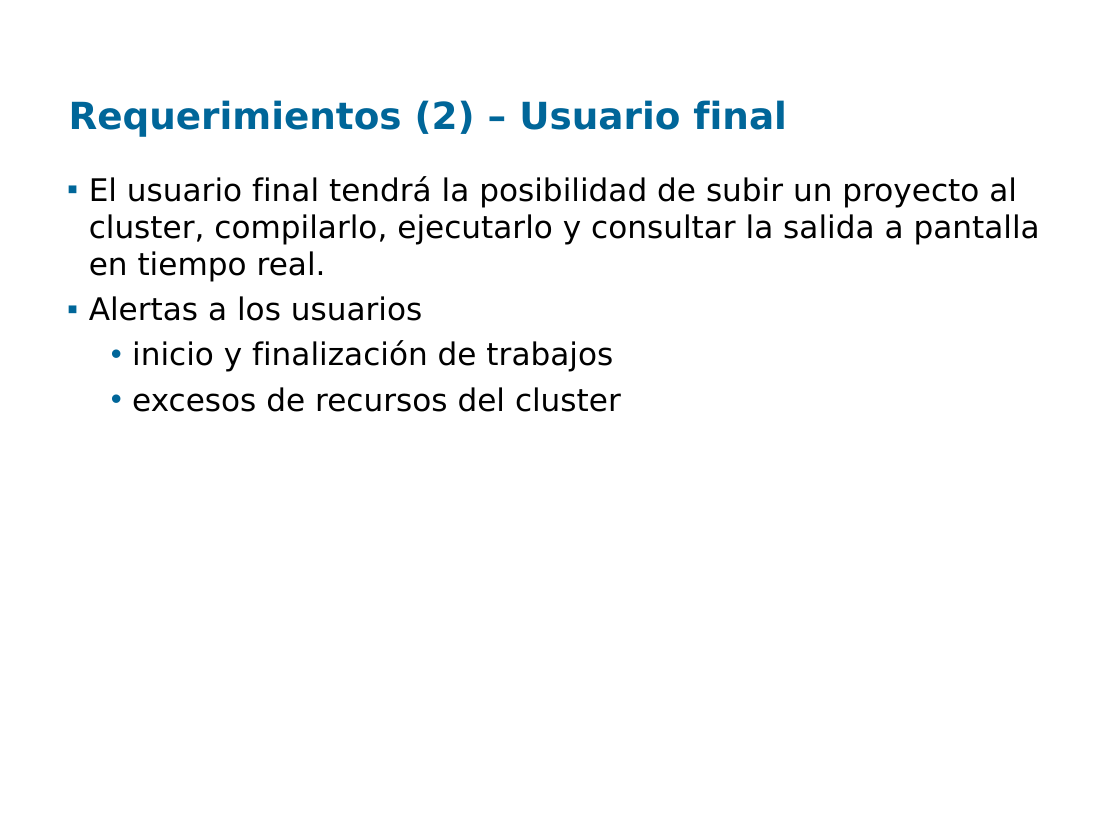
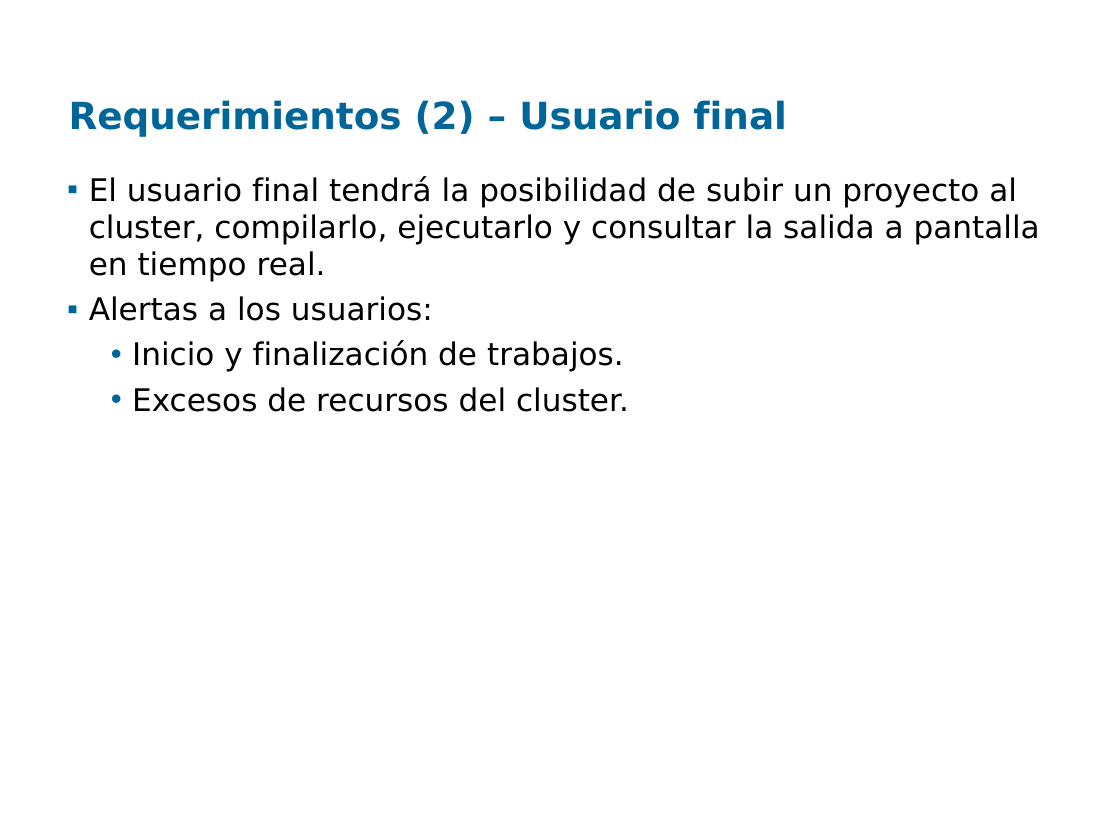
Before and after one commit to santiago-iturriaga/pgruso2007, a slide deck: slide 27 of Documentacion/Presentación Fenton - Final.ppt. Drawn at 1120x840 pixels with LibreOffice and Linux fonts; fonts in the diff are those of the drawing; background and template pictures are left out. Boxes give left, top, right and bottom in pixels: in the first picture for what was removed or moved away, otherwise in the second. Text is boxed around its words. In the diff, an @@ line names an element or a change of style, - is before the commit and + after.

```diff
--- a/Documentacion/Presentación Fenton - Final.ppt
+++ b/Documentacion/Presentación Fenton - Final.ppt
@@ text at [89,296,629,412]: text changed @@
-▪ Alertas a los usuarios
-  • inicio y finalización de trabajos
-  • excesos de recursos del cluster
+▪ Alertas a los usuarios:
+  • Inicio y finalización de trabajos.
+  • Excesos de recursos del cluster.
```
Also in this commit, not shown: 4 other slides changed.
